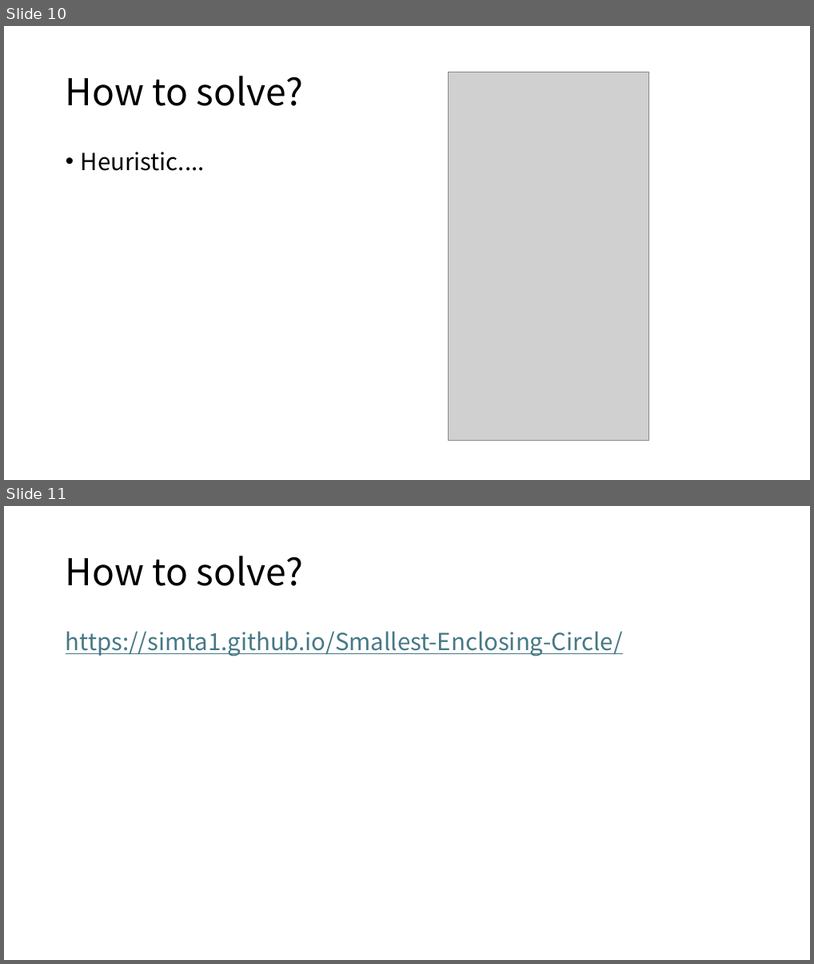
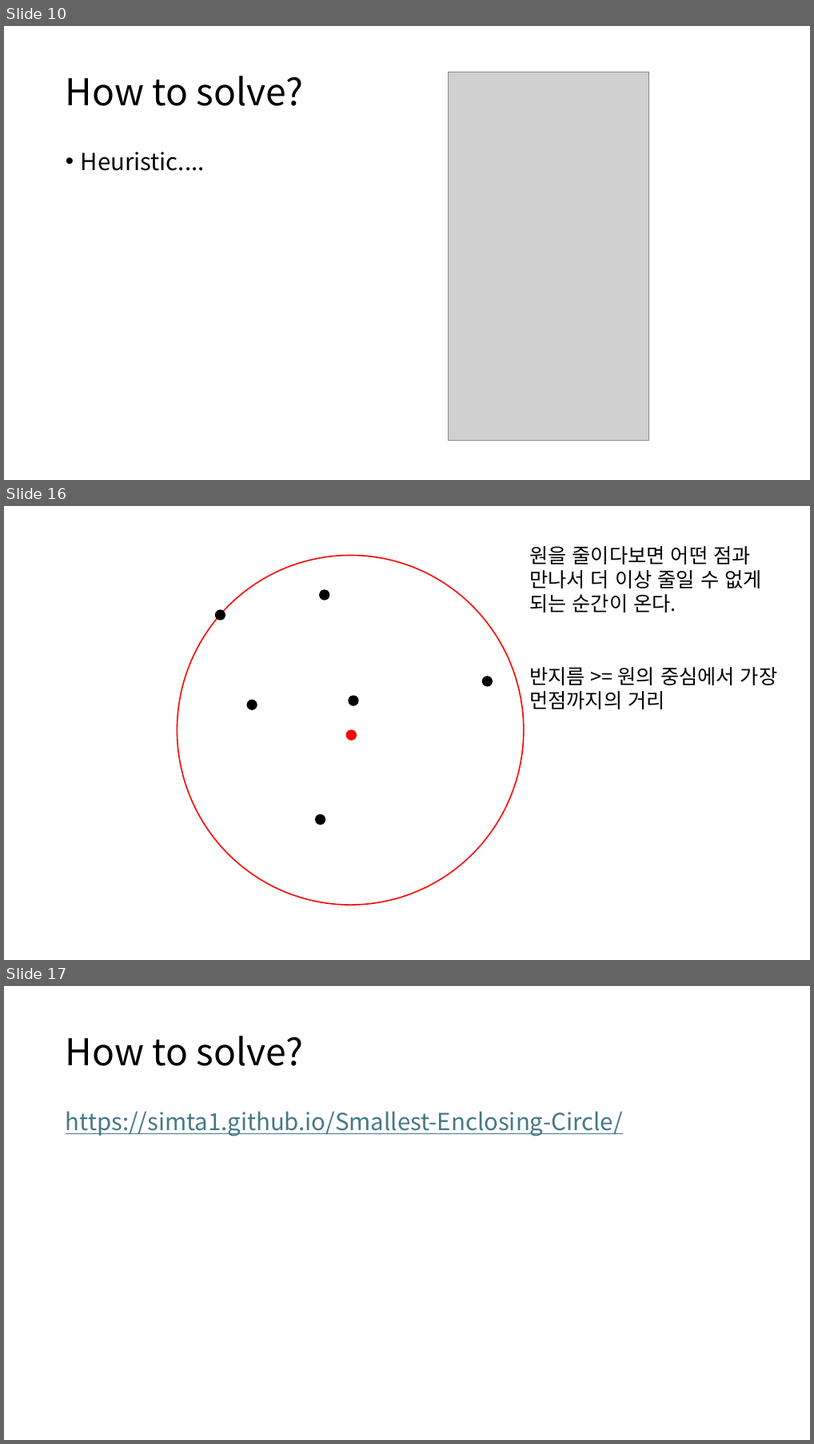
Before and after one commit to simta1/Smallest-Enclosing-Circle, a slide deck: slides/GPS최소외접원.pptx. Shown one above the other, each under a label of ours: slides 10 and 11 before the commit, slides 10, 16 and 17 after it; the slides between them are not shown. The pictures are 814x964 and 814x1444 pixels, drawn with LibreOffice and Linux fonts; fonts in the diff are those of the drawing; grey boxes stand for pictures. Boxes give left, top, right and bottom in pixels: in the first picture for what was removed or moved away, otherwise in the second. Text is boxed around its words. In the diff, an @@ line names an element or a change of style, - is before the commit and + after.

```diff
--- a/slides/GPS최소외접원.pptx
+++ b/slides/GPS최소외접원.pptx
@@ slide 16 added at <box>4,506,810,960</box>, background #FFFFFF @@
@@ text added at <box>530,546,778,709</box>, 24 pt, text #000000 @@
+원을 줄이다보면 어떤 점과 만나서 더 이상 줄일 수 없게 되는 순간이 온다.
+반지름 >= 원의 중심에서 가장 먼점까지의 거리
@@ ellipse added at <box>177,555,524,904</box>, fill #FFFFFF, outline #FF0000 1.5 pt @@
@@ ellipse added at <box>320,590,329,600</box>, fill #000000, outline #000000 1.5 pt @@
@@ ellipse added at <box>216,610,225,620</box>, fill #000000, outline #000000 1.5 pt @@
@@ ellipse added at <box>349,696,358,706</box>, fill #000000, outline #000000 1.5 pt @@
@@ ellipse added at <box>483,676,492,686</box>, fill #000000, outline #000000 1.5 pt @@
@@ ellipse added at <box>248,700,257,710</box>, fill #000000, outline #000000 1.5 pt @@
@@ ellipse added at <box>347,731,357,740</box>, fill #FF0000, outline #FF0000 1.5 pt @@
@@ ellipse added at <box>316,815,326,824</box>, fill #000000, outline #000000 1.5 pt @@
@@ what was slide 11 is now slide 17 @@
```
Also in this commit, not shown: 1 slide changed, 5 other slides added, 1 other file.
